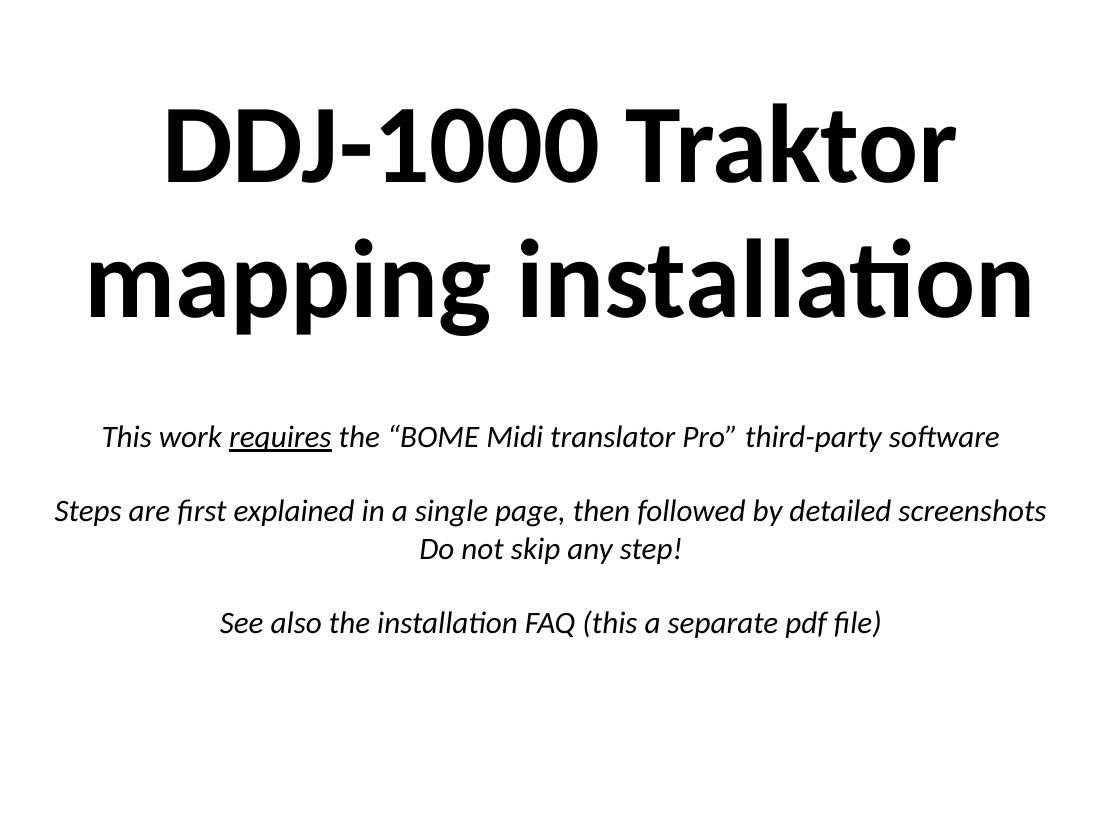
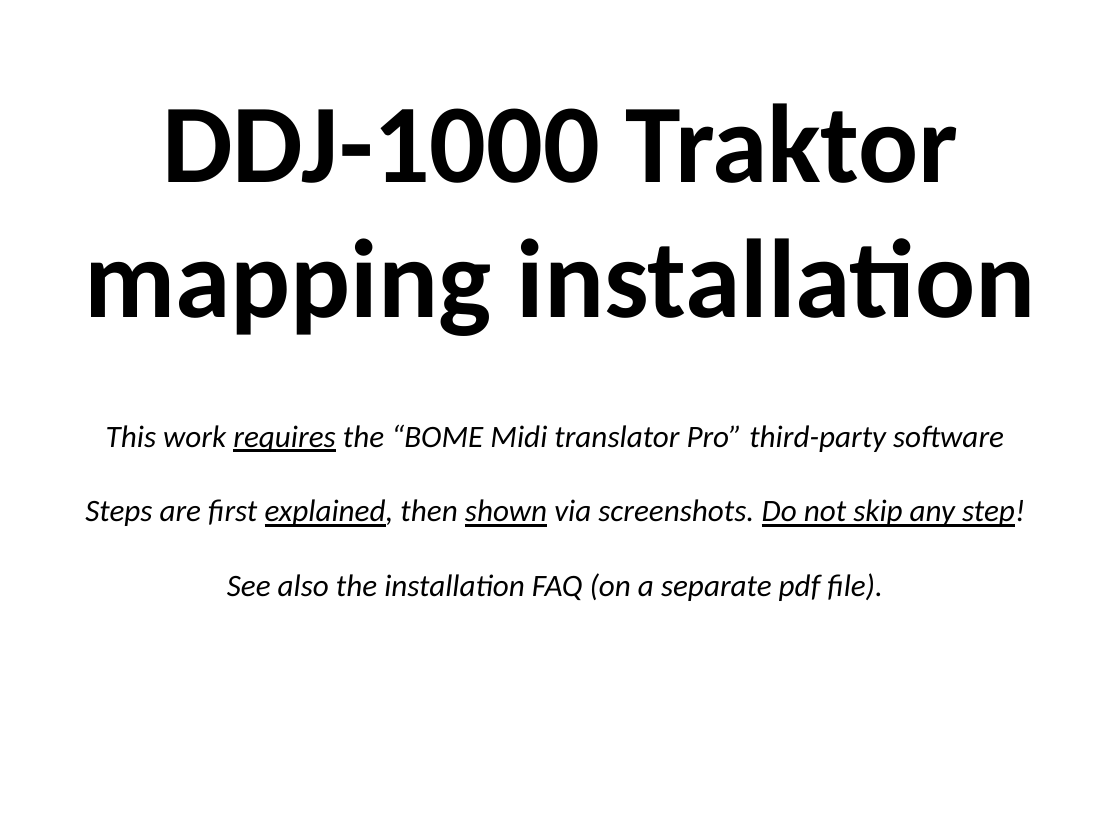
Before and after one commit to pestrela/music, a slide deck: slide 1 of traktor/mapping_ddj_1000/Support files/Source files/DDJ-1000 - Installation Guide.pptx. Drawn at 1120x840 pixels with LibreOffice and Linux fonts; fonts in the diff are those of the drawing. Boxes give left, top, right and bottom in pixels: in the first picture for what was removed or moved away, otherwise in the second. Text is boxed around its words. In the diff, an @@ line names an element or a change of style, - is before the commit and + after.

```diff
--- a/traktor/mapping_ddj_1000/Support files/Source files/DDJ-1000 - Installation Guide.pptx
+++ b/traktor/mapping_ddj_1000/Support files/Source files/DDJ-1000 - Installation Guide.pptx
@@ text "This work requires the “BOME ...": place and size @@
-text "This work requires the “BOME ..." at box(55, 425, 1046, 638)
+text "This work requires the “BOME ..." at box(85, 424, 1025, 601)
@@ text at box(85, 499, 1025, 601): text changed @@
-Steps are first explained in a single page, then followed by detailed screenshots
-Do not skip any step!
-See also the installation FAQ (this a separate pdf file)
+Steps are first explained, then shown via screenshots. Do not skip any step!
+See also the installation FAQ (on a separate pdf file).
```
Also in this commit, not shown: 8 other slides changed, 5 slides added, 3 slides removed, 26 other files.
